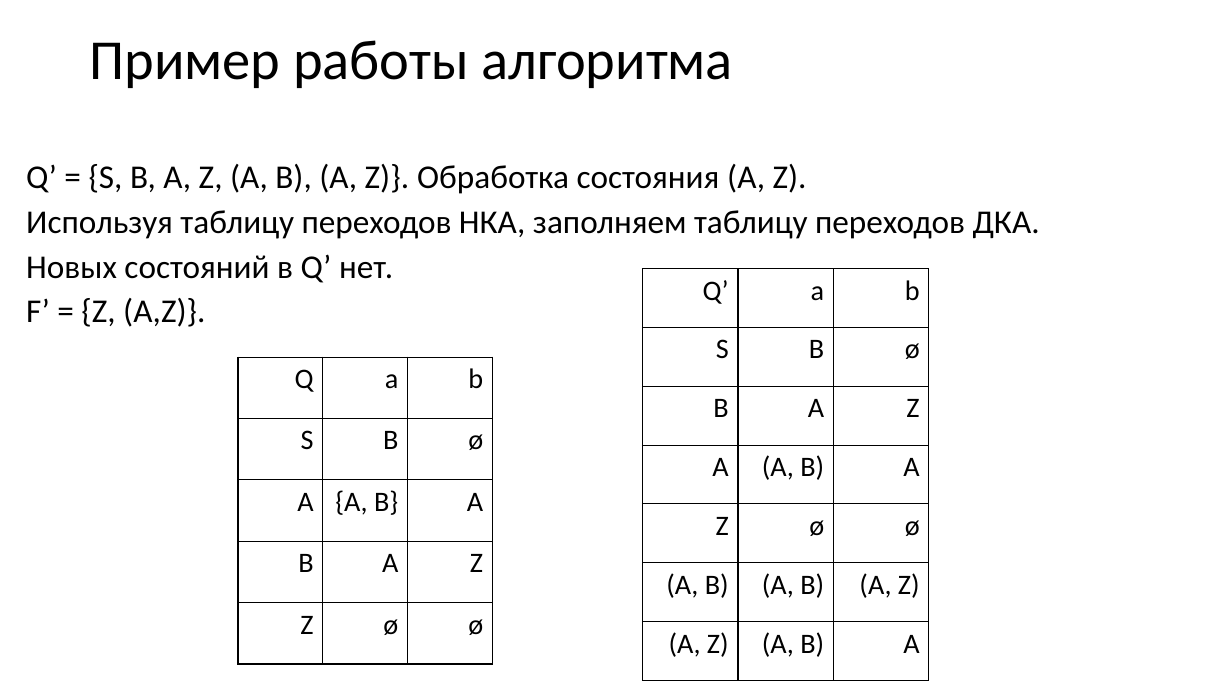
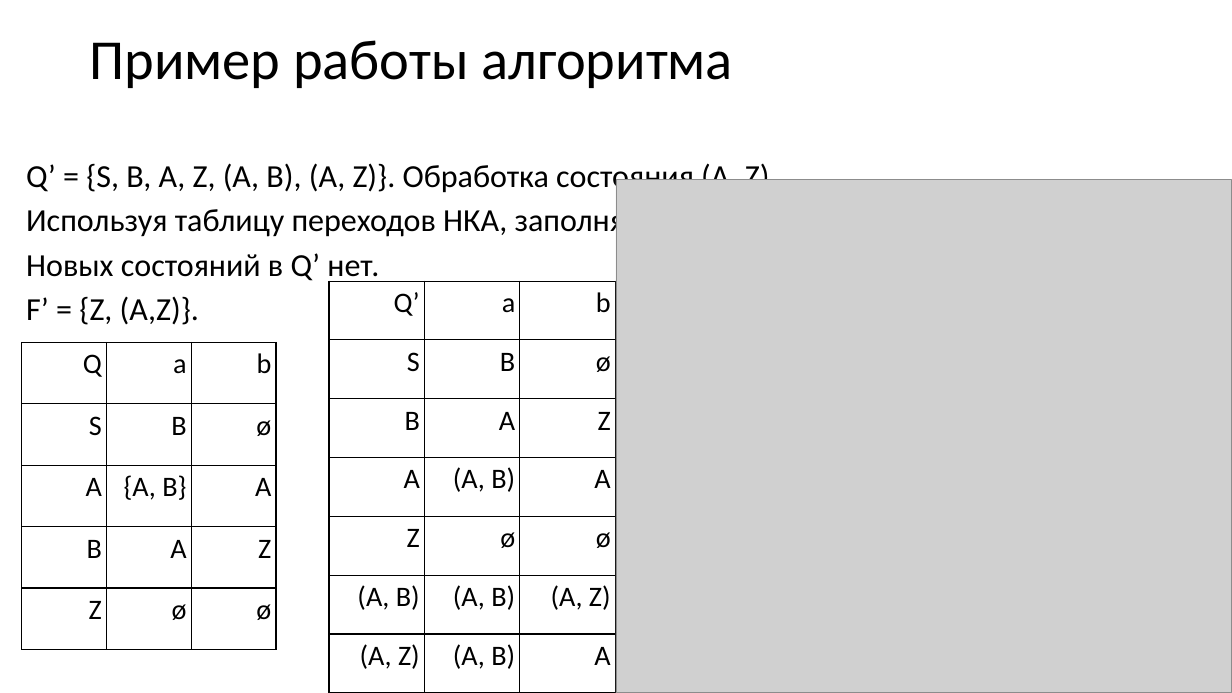
Before and after one commit to goddamnteam/korzun, a slide deck: slide 18 of task4.pptx. Drawn at 1232x693 pixels with LibreOffice and Linux fonts; fonts in the diff are those of the drawing; grey boxes stand for pictures. Boxes give left, top, right and bottom in pixels: in the first picture for what was removed or moved away, otherwise in the second. Text is boxed around its words. In the diff, an @@ line names an element or a change of style, - is before the commit and + after.

```diff
--- a/task4.pptx
+++ b/task4.pptx
@@ text "Q’ = {S, B, A, ..." at (26,160,778,325): size 25.9 to 25 pt; line spacing 0.8 to 0.81 @@
@@ picture added at (616,180,1232,693) @@
@@ table: place and size @@
-table at (642,269,928,681)
+table at (329,281,615,693)
@@ table: place and size @@
-table at (238,357,494,664)
+table at (21,343,276,650)
```
Also in this commit, not shown: 15 other slides changed, 1 slide added.
